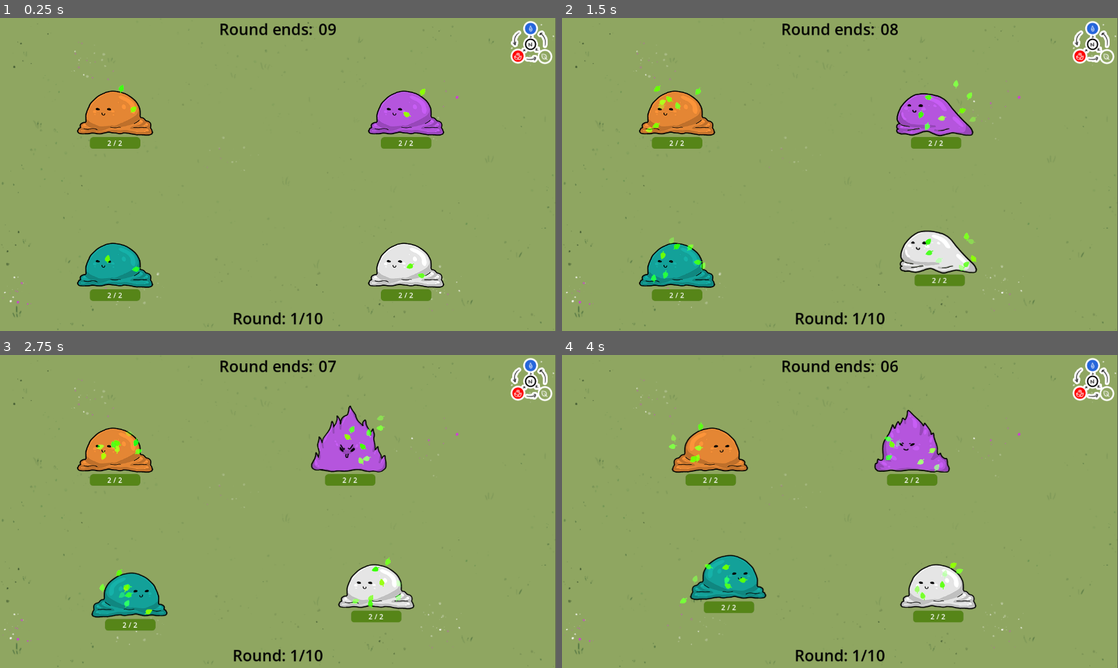
Above: before the commit, frames 1-4 (two rows, left to right).
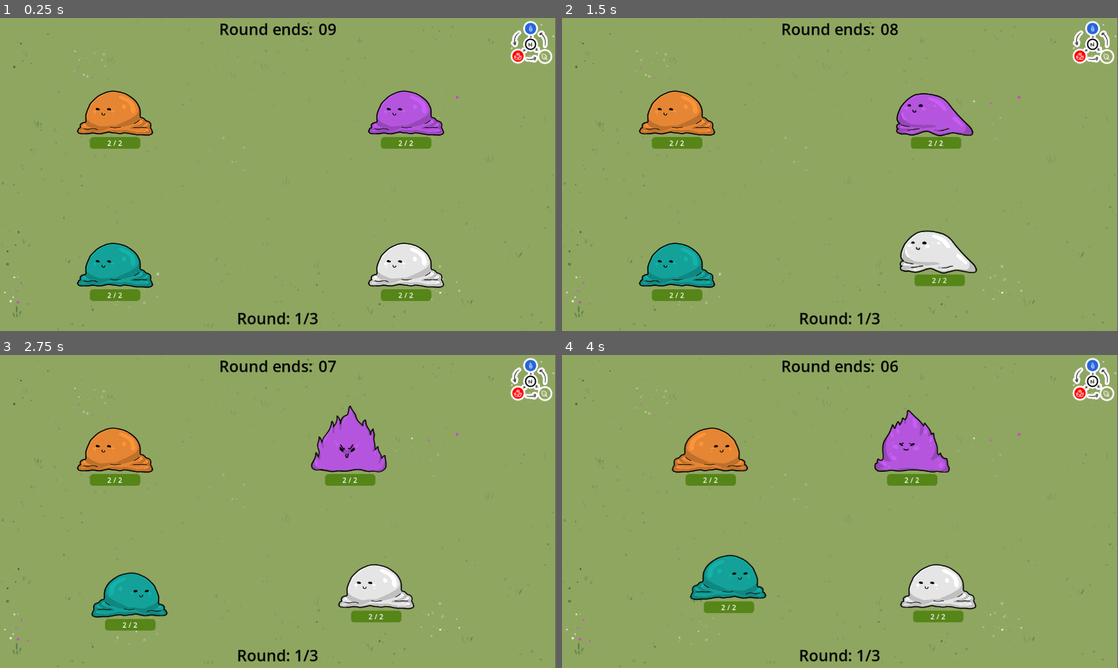
Above: after the commit, the same moments.

Repository: Galitie/mini-tyler-games
Game: Godot game, scene res://tylermon/tylermon.tscn
The game is run twice, just before and just after one commit, with the same random seed, the same clock (stepped at 60 frames per second) and the same inputs. This scene is started directly instead of the project's main scene.
Inputs (mouse positions are in pixels of both pictures, inside the frame that each line leads up to):
- Up to frame 1 (0.25 s): no input
- Up to frame 2 (1.5 s): tap Enter (start) at 0.5, 1.35 s; move the mouse to (962, 158) at 0.52 s; hold Enter (start) 0.53-1.28 s; hold Right (move_piece_right) from 0.53 s (still down); tap Space (jump) at 0.77 s; move the mouse to (728, 190) at 1.27 s
- Up to frame 3 (2.75 s): tap Space (jump) at 1.52 s; move the mouse to (333, 442) at 2.02 s; release Right (move_piece_right) at 2.03 s; hold A (move_left) from 2.03 s (still down); hold Enter (start) from 2.03 s (still down)
- Up to frame 4 (4 s): move the mouse to (812, 574) at 2.77 s; release A (move_left) at 2.78 s; release Enter (start) at 2.78 s; hold Right (move_piece_right) from 2.78 s (still down); tap Enter (start) at 2.85 s; tap Space (jump) at 3.02, 3.77 s; move the mouse to (1006, 558) at 3.52 s; hold Enter (start) from 3.53 s (still down)

The runs differ from the first frame. In frame 1, 0.5% of the frame differs, in the area x 18-77%, y 21-98%; in frame 2, 0.9%, in the area x 15-75%, y 19-98%; in frame 3, 0.8%; in frame 4, 0.8%.
Error in both runs: Cannot call method 'get_node' on a null value. (res://tylermon/tylermon.gd:39)

Commit message:
Transition screen shows winners and losers and current VP points

Diff:
--- a/tylermon/mon.gd
+++ b/tylermon/mon.gd
@@ -23,7 +23,7 @@
 
 @export var custom_color : Color
 
-signal knocked_out(place)
+signal knocked_out
 
 enum State {
 	WALK_RANDOM, BASIC_ATTACK, IDLE,
@@ -146,7 +146,6 @@
 			current_state = State.KNOCKED_OUT
 			toggle_particle(false)
 			sprite.play("just_knocked_out")
-			#chance_to_say_phrase(knocked_out_phrases, 1)
 			timer.paused = true
 			z_index = default_z_index - 1
 			get_node("collision").disabled = true
--- a/tylermon/mon.tscn
+++ b/tylermon/mon.tscn
@@ -24,8 +24,6 @@
 [ext_resource type="Texture2D" uid="uid://b66mxbmixgxfu" path="res://tylermon/sprites/mon_base_knocked_out3.png" id="18_7kvut"]
 [ext_resource type="Texture2D" uid="uid://e6c4xabx00ep" path="res://tylermon/sprites/mon_base_special.png" id="18_050gi"]
 [ext_resource type="Texture2D" uid="uid://cdjijr0duew8y" path="res://tylermon/sprites/mon_base_special2.png" id="19_v6lq8"]
-[ext_resource type="Material" uid="uid://cyc8enwy4vivf" path="res://tylermon/grass.tres" id="25_7cfht"]
-[ext_resource type="Texture2D" uid="uid://bcc2g42v5i11n" path="res://tylermon/background/grass_text.png" id="26_rqi1e"]
 
 [sub_resource type="CapsuleShape2D" id="CapsuleShape2D_u036k"]
 resource_local_to_scene = true
@@ -431,8 +429,7 @@
 
 [node name="element" type="GPUParticles2D" parent="scalable_nodes"]
 position = Vector2(0, 48)
-process_material = ExtResource("25_7cfht")
-texture = ExtResource("26_rqi1e")
+emitting = false
 explosiveness = 0.04
 randomness = 0.03
 
--- a/tylermon/player.gd
+++ b/tylermon/player.gd
@@ -2,7 +2,6 @@
 extends Node
 var mon : CharacterBody2D
 var wins : int = 0
-var total : int
 var player_index : int
 var fight_mode : bool
 var current_place : int
--- a/tylermon/transition_ui.gd
+++ b/tylermon/transition_ui.gd
@@ -2,6 +2,8 @@
 
 @onready var title_label = $center_container/vbox/vbox/title_text
 @onready var confetti = $overlay/confetti
+
+var end_of_game = false
 
 
 func _ready():
@@ -9,7 +11,6 @@
 	get_tree().get_root().get_node("tylermon").connect("clear_winners", clear_winners)
 	get_tree().get_root().get_node("tylermon").connect("final_winners", show_final_winners)
 	title_label.text = ""
-
 
 func _process(_delta):
 	pass
@@ -22,7 +23,7 @@
 		title_label.text = "🎉 ROUND WINNER 🎉"
 	else:
 		title_label.text = "🎉 ROUND WINNERS 🎉"
-	build_winners_nodes(winners)
+	build_nodes(winners)
 
 
 func clear_winners():
@@ -35,22 +36,63 @@
 
 
 func show_final_winners(winners):
+	end_of_game = true
 	confetti.emitting = true
 	if winners.size() == 1:
 		title_label.text = "✨🏆 GAME WINNER 🏆✨"
 	else:
 		title_label.text = "✨🏆 GAME WINNERS 🏆✨"
-	build_winners_nodes(winners)
+	build_nodes(winners)
 
 
-func build_winners_nodes(winners):
+func build_nodes(winners):
 	var container = get_node("center_container/vbox/winners")
 	for winner in winners:
 		var image = TextureRect.new()
+		var label = Label.new()
+		label.horizontal_alignment = HORIZONTAL_ALIGNMENT_CENTER
+		label.set("theme_override_colors/font_color", Color("000000"))
+		label.text = "Total VP: " + str(winner.wins)
 		var sprite_frame = winner.get_child(0).get_node("scalable_nodes").get_child(0).get_sprite_frames()
 		image.texture = sprite_frame.get_frame_texture("idle",0)
 		image.modulate = winner.get_child(0).custom_color
 		var vbox = VBoxContainer.new()
+		vbox.add_child(label)
 		vbox.add_child(image)
-		vbox.set("theme_override_constants/separation", -40)
+		vbox.set("theme_override_constants/separation", -60)
 		container.add_child(vbox)
+	build_losers_nodes(winners)
+
+
+func build_losers_nodes(winners):
+	#var loser_header = Label.new()
+	#loser_header.horizontal_alignment = HORIZONTAL_ALIGNMENT_CENTER
+	#loser_header.set("theme_override_colors/font_color", Color("000000"))
+	#loser_header.set("theme_override_font_sizes/font_size", 24)
+	#loser_header.text = "LOSERS"
+	#var sibling = get_node("center_container/vbox/winners")
+	#sibling.add_sibling(loser_header)
+	var losers = get_tree().get_nodes_in_group("player")
+	for winner in winners:
+		for player in losers:
+			if winner == player:
+				losers.erase(player)
+	var container = get_node("center_container/vbox/losers")
+	for loser in losers:
+		var image = TextureRect.new()
+		var label = Label.new()
+		var sprite_frame = loser.get_child(0).get_node("scalable_nodes").get_child(0).get_sprite_frames()
+		var texture = sprite_frame.get_frame_texture("idle",0)
+		image.texture = texture
+		image.expand_mode = TextureRect.EXPAND_IGNORE_SIZE
+		image.custom_minimum_size = Vector2(100,100)
+		image.stretch_mode = TextureRect.STRETCH_KEEP_ASPECT
+		label.horizontal_alignment = HORIZONTAL_ALIGNMENT_CENTER
+		label.set("theme_override_colors/font_color", Color("000000"))
+		label.text = "Total VP: " + str(loser.wins)
+		image.modulate = loser.get_child(0).custom_color
+		var vbox = VBoxContainer.new()
+		vbox.add_child(label)
+		vbox.add_child(image)
+		vbox.set("theme_override_constants/separation", -20)
+		container.add_child(vbox)
--- a/tylermon/transition_ui.tscn
+++ b/tylermon/transition_ui.tscn
@@ -59,7 +59,7 @@
 
 [node name="vbox" type="VBoxContainer" parent="center_container"]
 layout_mode = 2
-theme_override_constants/separation = -50
+theme_override_constants/separation = 30
 
 [node name="vbox" type="VBoxContainer" parent="center_container/vbox"]
 layout_mode = 2
@@ -75,3 +75,8 @@
 layout_mode = 2
 theme_override_constants/separation = 20
 alignment = 1
+
+[node name="losers" type="HBoxContainer" parent="center_container/vbox"]
+layout_mode = 2
+theme_override_constants/separation = 20
+alignment = 1
--- a/tylermon/tylermon.gd
+++ b/tylermon/tylermon.gd
@@ -62,7 +62,7 @@
 		var winners = get_end_of_round_winner()
 		await check_for_game_end()
 		call_and_pause()
-		await show_transition("round_winners", winners, 5)
+		await show_transition("round_winners", winners, 15)
 		call_and_switch_modes()
 		upgrade_menu.visible = true
 		#command_ui.visible = false
@@ -98,9 +98,7 @@
 		if highest_health_mon.health <= mon.health:
 			highest_health_mon = mon
 	for mon in mons:
-		if mon.health != highest_health_mon.health:
-			var player = mon.get_parent()
-		else:
+		if mon.health == highest_health_mon.health:
 			var player = mon.get_parent()
 			player.wins += 5
 			winners.append(player)
@@ -115,7 +113,7 @@
 		for player in players:
 			if highest_wins == null:
 				highest_wins = player.wins
-			if highest_wins <= player.wins:
+			elif highest_wins <= player.wins:
 				highest_wins = player.wins
 		for player in players:
 			if player.wins == highest_wins:
--- a/tylermon/tylermon.tscn
+++ b/tylermon/tylermon.tscn
@@ -13,8 +13,8 @@
 scale = Vector2(0.998899, 1.00798)
 script = ExtResource("1_66guv")
 fight_length = 10
-upgrade_length = 120
-max_rounds = 10
+upgrade_length = 10
+max_rounds = 3
 
 [node name="Arena" parent="." instance=ExtResource("2_mlfq2")]
 z_index = -2
--- a/tylermon/upgrade_menu.gd
+++ b/tylermon/upgrade_menu.gd
@@ -259,12 +259,11 @@
 	var players = get_tree().get_nodes_in_group("player")
 	var player_totals = []
 	for player in players:
-		player.total = player.wins
-		player_totals.append(player.total)
+		player_totals.append(player.wins)
 	player_totals.sort()
 	var remove_duplicates = array_unique(player_totals)
 	remove_duplicates.reverse()
-	var index = remove_duplicates.find(player.total)
+	var index = remove_duplicates.find(player.wins)
 	var index_corrected = index + 1
 	var add
 	player.current_place = index_corrected
Not shown: 1 places in tylermon/mon.tscn that only renumber resources
